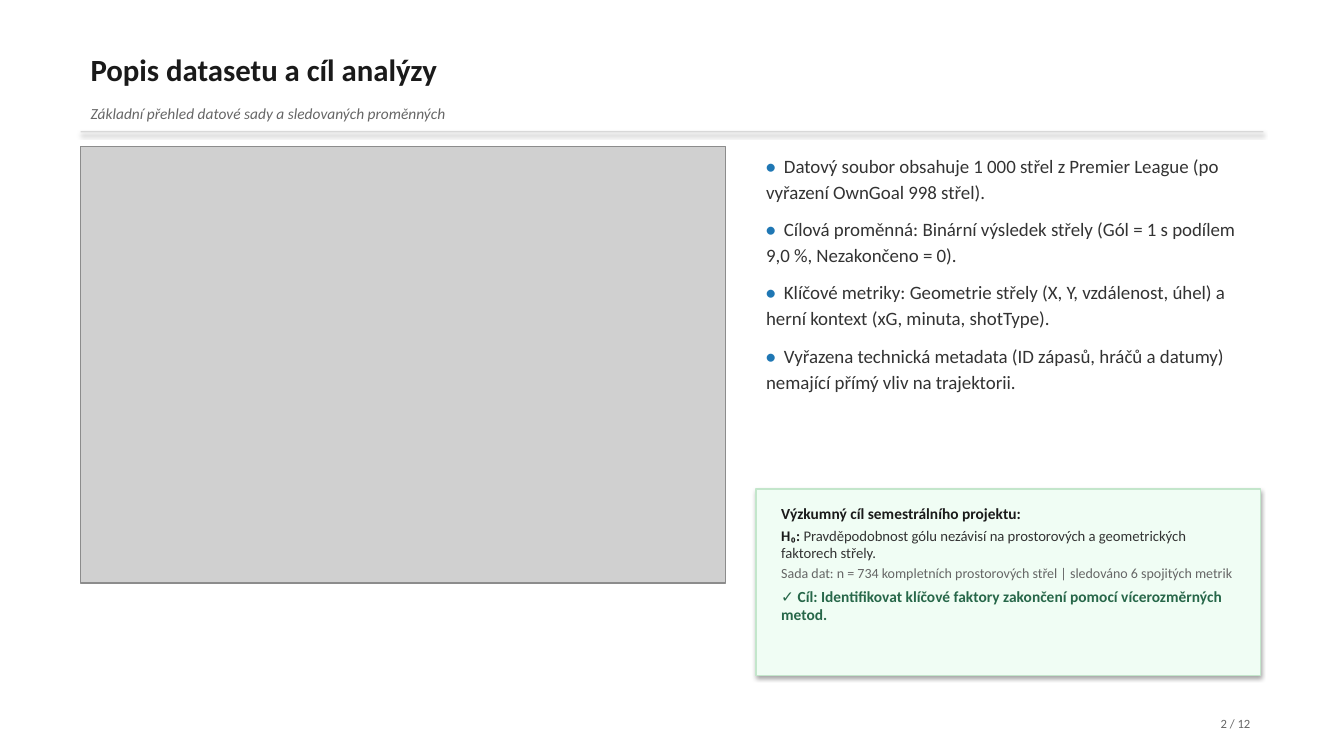
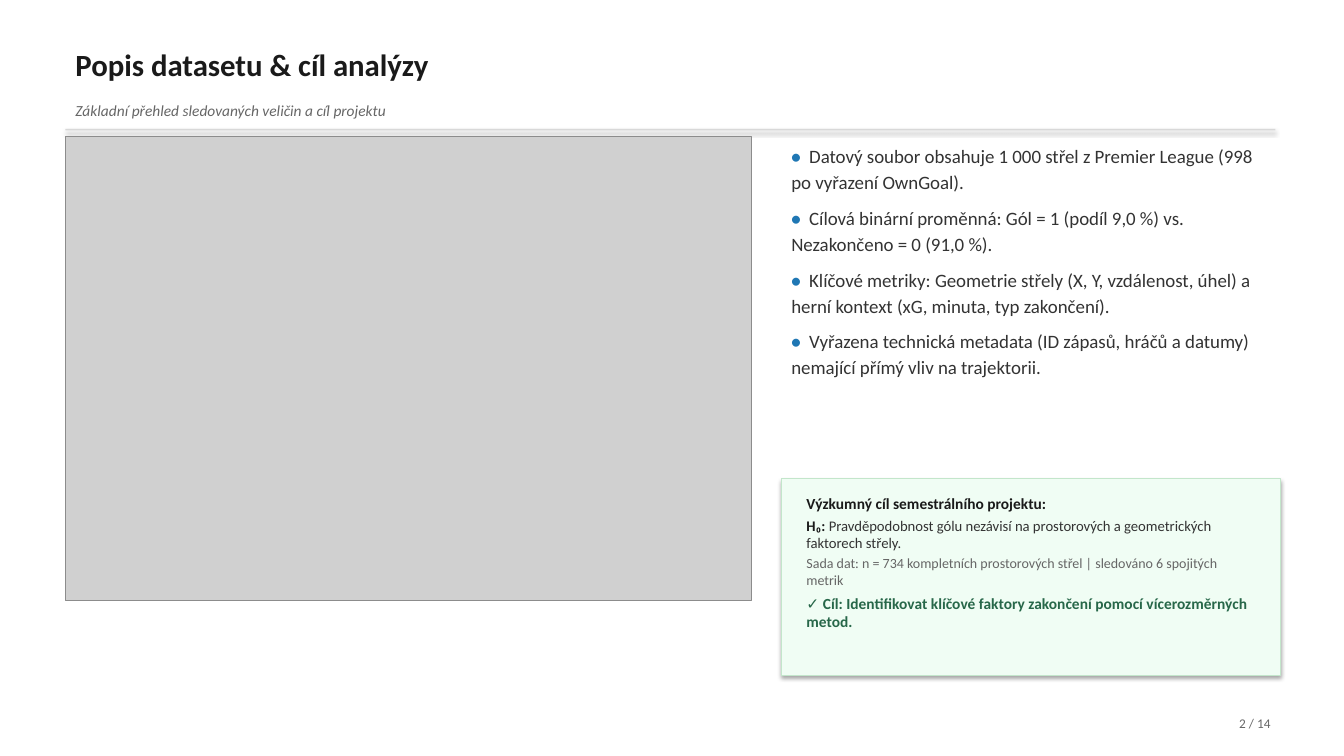
Before and after one commit to jkrejcikova/VMM_project_02, a slide deck: slide 2 of prezentace/prezentace_strelecka_uspesnost.pptx. Drawn at 1344x756 pixels with LibreOffice and Linux fonts; fonts in the diff are those of the drawing; grey boxes stand for pictures. Boxes give left, top, right and bottom in pixels: in the first picture for what was removed or moved away, otherwise in the second. Text is boxed around its words. In the diff, an @@ line names an element or a change of style, - is before the commit and + after.

Commit message:
Kompletni prepracovani VMM projektu: FA Varimax, t-SNE, VIF a 14 slidu PPTX
1. Metodicke rozsireni (metody z prednasek VMM):
- Faktorova analyza s rotaci Varimax (VMM-9): 05c_fa_varimax_loadings.png, identifikovany latentni faktory F1 (kvalita pozice) a F2 (herni hloubka)
- Nelinearni redukce dimenze t-SNE (VMM-10, 11): 05d_tsne_strely.png, separace golovych situaci v nelinearnim prostoru
- Multikolinearita a VIF (VMM-4): tabulka_vif.csv, vsechny hodnoty VIF < 3.0 (dist_m: 2.69, angle: 2.87, xG: 1.74, min: 1.01)

2. Oprava a zlepseni vizualizaci:
- Velke kontrastni pismo v celem matplotlibu (font.size: 14, axes: 15-16, tick: 13)
- Hriste na bilem pozadi (#FFFFFF), sede cary (#a0a0a0, lw=1.5), body s=35/alpha=0.65
- Opraveny Q-Q graf pomoci scipy.stats.probplot s presnymi empirickymi kvantily dat
- Plna Spearmanova korelacni matice s velkymi popiskami
- PCA biplot se zkracenymi sipkami a bezpecnymi okraji
- Forest plot na logaritmicke ose X s prehlednymi p-hodnotami

3. Prezentace (14 slidu PPTX):
- Ciste BILE pozadi (#FFFFFF) na vsech 14 snimcich
- Zadana POUZE sirka width=Inches(6.8), pomer stran zachovan bez deformace
- Symetricke 50/50 rozvrzeni (vlevo velky graf, vpravo 3-4 odrazky a decentni ramecek s H0/H1)

```diff
--- a/prezentace/prezentace_strelecka_uspesnost.pptx
+++ b/prezentace/prezentace_strelecka_uspesnost.pptx
@@ text at box(75, 54, 428, 81): text changed @@
-Popis datasetu a cíl analýzy
+Popis datasetu & cíl analýzy
@@ text at box(75, 105, 386, 119): text changed @@
-Základní přehled datové sady a sledovaných proměnných
+Základní přehled sledovaných veličin a cíl projektu
@@ picture: place and size @@
-picture at box(81, 146, 726, 583)
+picture at box(66, 136, 751, 601)
@@ rectangle: place and size @@
-rectangle at box(81, 131, 1263, 132)
+rectangle at box(66, 129, 1275, 130)
@@ text "• Datový soubor obsahuje 1 ...": place and size @@
-text "• Datový soubor obsahuje 1 ..." at box(766, 159, 1235, 393)
+text "• Datový soubor obsahuje 1 ..." at box(791, 149, 1252, 377)
@@ text at box(791, 149, 1252, 316): text changed @@
-• Datový soubor obsahuje 1 000 střel z Premier League (po vyřazení OwnGoal 998 střel).
-• Cílová proměnná: Binární výsledek střely (Gól = 1 s podílem 9,0 %, Nezakončeno = 0).
-• Klíčové metriky: Geometrie střely (X, Y, vzdálenost, úhel) a herní kontext (xG, minuta, shotType).
+• Datový soubor obsahuje 1 000 střel z Premier League (998 po vyřazení OwnGoal).
+• Cílová binární proměnná: Gól = 1 (podíl 9,0 %) vs. Nezakončeno = 0 (91,0 %).
+• Klíčové metriky: Geometrie střely (X, Y, vzdálenost, úhel) a herní kontext (xG, minuta, typ zakončení).
@@ text at box(791, 334, 1249, 377): less space between paragraphs @@
@@ rectangle: place and size @@
-rectangle at box(756, 489, 1260, 676)
+rectangle at box(781, 479, 1280, 676)
@@ text "Výzkumný cíl semestrálního projektu:" rewrapped from box(781, 508, 1232, 620) to box(806, 498, 1247, 627) @@
@@ text at box(1239, 719, 1270, 728): text changed; size 9 to 9.5 pt @@
-2 / 12
+2 / 14
```
Also in this commit, not shown: 11 other slides changed, 2 slides added, 22 other files.
